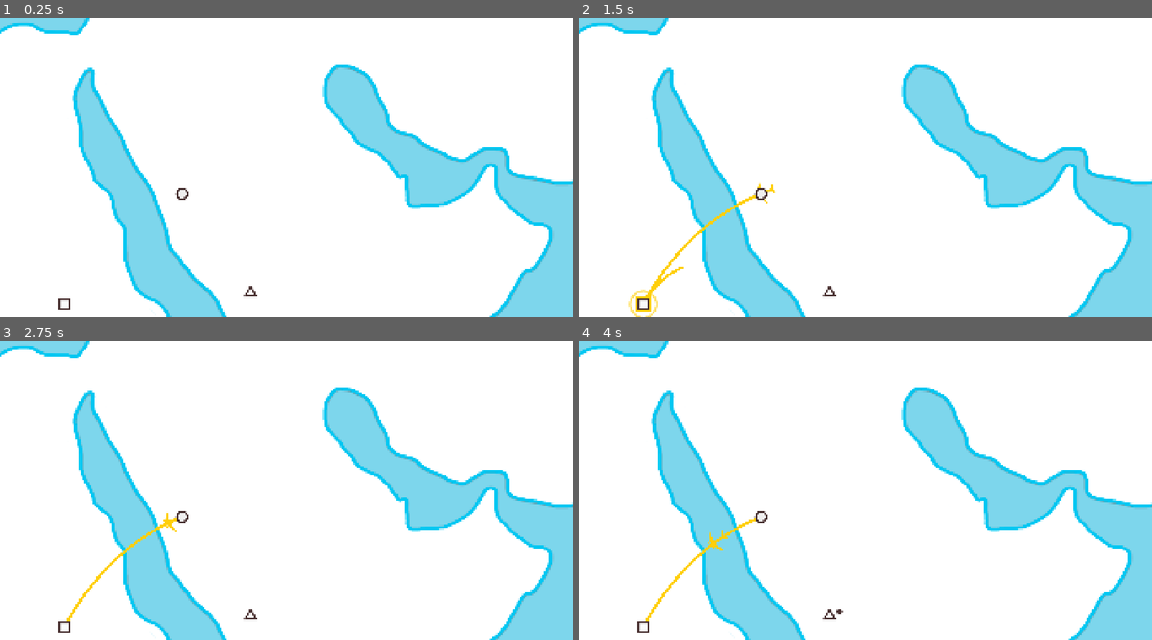
Above: before the commit, frames 1-4 (two rows, left to right).
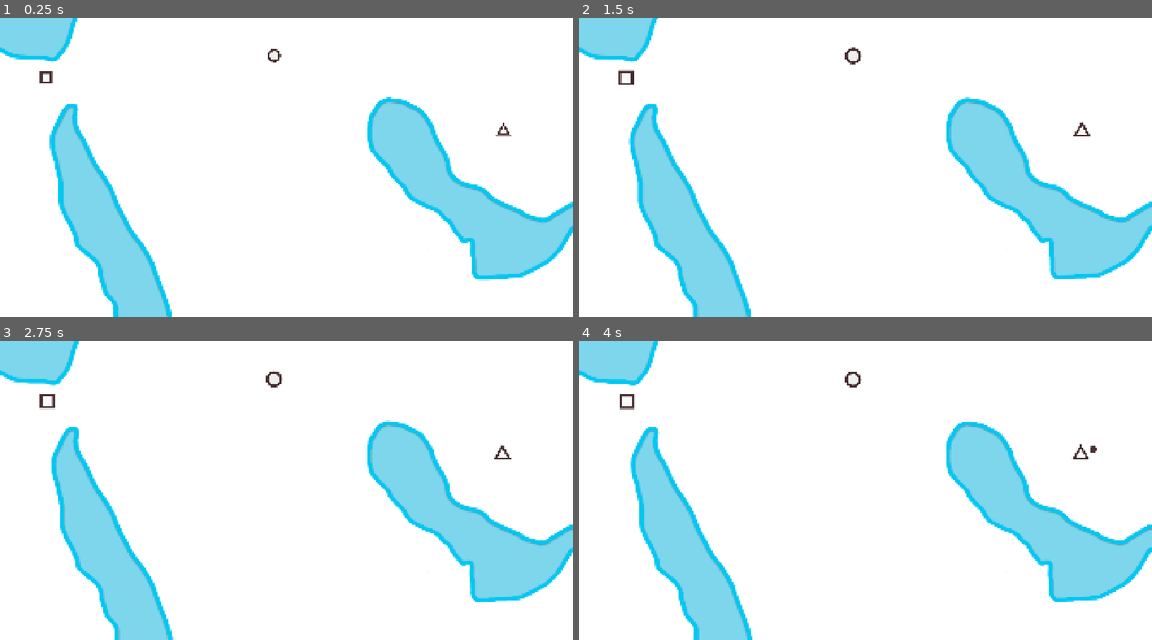
Above: after the commit, the same moments.

Repository: top-it-090304/Holding-Pattern
Game: Godot game, scene res://scene/Main.tscn
The game is run twice, just before and just after one commit, with the same random seed, the same clock (stepped at 60 frames per second) and the same inputs.
Inputs (mouse positions are in pixels of both pictures, inside the frame that each line leads up to):
- Up to frame 1 (0.25 s): no input
- Up to frame 2 (1.5 s): drag from (762, 194) to (642, 305) at 0.52 s; drag from (642, 305) to (762, 194) at 1.27 s
- Up to frame 3 (2.75 s): move the mouse to (252, 616) at 2.02 s; click (252, 616) at 2.17 s
- Up to frame 4 (4 s): drag from (836, 550) to (693, 445) at 2.77 s; move the mouse to (1037, 535) at 3.52 s; click (1037, 535) at 3.67 s

The runs differ from the first frame. In frame 1, 24% of the frame differs, in the area x 0-100%, y 0-100%; in frame 2, 25%; in frame 3, 24%; in frame 4, 24%.

Commit message:
feat: animation passegerns

Diff:
--- a/scene/Main.tscn
+++ b/scene/Main.tscn
@@ -26,20 +26,21 @@
 script = ExtResource("1_nbc6x")
 
 [node name="Map" type="Sprite2D" parent="." unique_id=1367451836]
-position = Vector2(1358, 283)
+position = Vector2(1418, 391)
 scale = Vector2(1.09375, 1)
 texture = ExtResource("2_pnqar")
 
 [node name="Timer" type="Timer" parent="." unique_id=1871435388]
-wait_time = 25.0
+wait_time = 5.0
 autostart = true
 
 [node name="YellowButton" type="Button" parent="." unique_id=1877033529]
 modulate = Color(1, 1, 0, 1)
-offset_left = 883.99994
-offset_top = 900.99994
-offset_right = 1092.0
-offset_bottom = 1109.0
+texture_filter = 6
+offset_left = 1042.0
+offset_top = 702.0
+offset_right = 1241.1267
+offset_bottom = 901.1268
 scale = Vector2(0.36157924, 0.36157924)
 toggle_mode = true
 button_pressed = true
@@ -47,49 +48,54 @@
 button_group = SubResource("ButtonGroup_hr7lf")
 icon = ExtResource("3_mnmej")
 flat = true
+expand_icon = true
 
 [node name="BlueButton" type="Button" parent="." unique_id=1888030756]
 modulate = Color(0, 0, 1, 1)
-offset_left = 965.0
-offset_top = 900.0
-offset_right = 1173.0
-offset_bottom = 1108.0
+texture_filter = 6
+offset_left = 1125.0
+offset_top = 702.0
+offset_right = 1312.4795
+offset_bottom = 889.4795
 scale = Vector2(0.38400003, 0.38400003)
 toggle_mode = true
 action_mode = 0
 button_group = SubResource("ButtonGroup_yiwpq")
 icon = ExtResource("4_o6q0f")
 flat = true
+expand_icon = true
 
 [node name="RedButton" type="Button" parent="." unique_id=1218500919]
 modulate = Color(1, 0, 0, 1)
-offset_left = 1055.0
-offset_top = 892.0
-offset_right = 1263.0
-offset_bottom = 1100.0
+texture_filter = 6
+offset_left = 1201.0
+offset_top = 704.0
+offset_right = 1391.2109
+offset_bottom = 886.49976
 scale = Vector2(0.4, 0.4)
 toggle_mode = true
 action_mode = 0
 button_group = SubResource("ButtonGroup_mnmej")
 icon = ExtResource("5_s5yxy")
 flat = true
+expand_icon = true
 
 [node name="CountFly" type="TextureRect" parent="." unique_id=1910985803]
 texture_filter = 6
-offset_left = 793.0
-offset_top = 905.0
-offset_right = 864.0
-offset_bottom = 976.0
+offset_left = 956.0
+offset_top = 701.0
+offset_right = 1027.0
+offset_bottom = 772.0
 mouse_filter = 0
 texture = ExtResource("6_eik88")
 expand_mode = 1
 script = ExtResource("7_s5yxy")
 
 [node name="TexturePlaneGhost" type="TextureRect" parent="." unique_id=1382701883]
-offset_left = -82.0
-offset_top = 4.0
-offset_right = -8.0
-offset_bottom = 64.0
+offset_left = 2850.0
+offset_top = -416.0
+offset_right = 2924.0
+offset_bottom = -356.0
 texture = ExtResource("8_eik88")
 
 [node name="CountPlaneZero" type="TextureRect" parent="." unique_id=28308419]
@@ -106,113 +112,26 @@
 
 [node name="AirportSpawn" type="Node2D" parent="." unique_id=2036406742]
 
-[node name="Zone0" type="Node2D" parent="AirportSpawn" unique_id=167890371]
-position = Vector2(1455, 528)
+[node name="Zone0" type="Node2D" parent="AirportSpawn" unique_id=662884658]
 
-[node name="Marker2D" type="Marker2D" parent="AirportSpawn/Zone0" unique_id=548443647]
-position = Vector2(506, 84)
+[node name="Marker2D" type="Marker2D" parent="AirportSpawn/Zone0" unique_id=1729326666]
+position = Vector2(1920, 282)
 
-[node name="Marker2D2" type="Marker2D" parent="AirportSpawn/Zone0" unique_id=538987423]
-position = Vector2(426, -330)
+[node name="Marker2D2" type="Marker2D" parent="AirportSpawn/Zone0" unique_id=1626474285]
+position = Vector2(1113, 189)
 
-[node name="Marker2D3" type="Marker2D" parent="AirportSpawn/Zone0" unique_id=805597465]
-position = Vector2(146, -231)
+[node name="Marker2D3" type="Marker2D" parent="AirportSpawn/Zone0" unique_id=1040067608]
+position = Vector2(1350, 474)
 
-[node name="Marker2D4" type="Marker2D" parent="AirportSpawn/Zone0" unique_id=13442028]
-position = Vector2(-414, 124)
+[node name="Marker2D4" type="Marker2D" parent="AirportSpawn/Zone0" unique_id=1809968008]
+position = Vector2(1812, 566)
 
-[node name="Marker2D5" type="Marker2D" parent="AirportSpawn/Zone0" unique_id=453237341]
-position = Vector2(324, 5)
-
-[node name="Marker2D7" type="Marker2D" parent="AirportSpawn/Zone0" unique_id=1084981608]
-position = Vector2(2, 97)
-
-[node name="Marker2D8" type="Marker2D" parent="AirportSpawn/Zone0" unique_id=1411013136]
-position = Vector2(-151, -122)
-
-[node name="Marker2D6" type="Marker2D" parent="AirportSpawn/Zone0" unique_id=109438830]
-position = Vector2(84, -129)
-
-[node name="Zone2" type="Node2D" parent="AirportSpawn" unique_id=1711069226]
-
-[node name="Marker2D" type="Marker2D" parent="AirportSpawn/Zone2" unique_id=1839943611]
-position = Vector2(999, 281)
-
-[node name="Marker2D2" type="Marker2D" parent="AirportSpawn/Zone2" unique_id=1177709909]
-position = Vector2(2053, 134)
-
-[node name="Marker2D4" type="Marker2D" parent="AirportSpawn/Zone2" unique_id=1903104097]
-position = Vector2(1121, 472)
-
-[node name="Marker2D5" type="Marker2D" parent="AirportSpawn/Zone2" unique_id=830791052]
-position = Vector2(1469, 115)
-
-[node name="Marker2D6" type="Marker2D" parent="AirportSpawn/Zone2" unique_id=1427453407]
-position = Vector2(1217, 251)
-
-[node name="Marker2D7" type="Marker2D" parent="AirportSpawn/Zone2" unique_id=103205082]
-position = Vector2(2063, 316)
-
-[node name="Marker2D3" type="Marker2D" parent="AirportSpawn/Zone2" unique_id=360841067]
-position = Vector2(1266, 108)
-
-[node name="Zone3" type="Node2D" parent="AirportSpawn" unique_id=506701343]
-
-[node name="Marker2D" type="Marker2D" parent="AirportSpawn/Zone3" unique_id=639312757]
-position = Vector2(861, 675)
-
-[node name="Marker2D2" type="Marker2D" parent="AirportSpawn/Zone3" unique_id=587250698]
-position = Vector2(1658, 55)
-
-[node name="Marker2D3" type="Marker2D" parent="AirportSpawn/Zone3" unique_id=505929143]
-position = Vector2(1227, 675)
-
-[node name="Marker2D4" type="Marker2D" parent="AirportSpawn/Zone3" unique_id=894749754]
-position = Vector2(2187, 180)
-
-[node name="Marker2D5" type="Marker2D" parent="AirportSpawn/Zone3" unique_id=1002621309]
-position = Vector2(1981, -12)
-
-[node name="Marker2D6" type="Marker2D" parent="AirportSpawn/Zone3" unique_id=1249500075]
-position = Vector2(969, 75)
-
-[node name="Marker2D8" type="Marker2D" parent="AirportSpawn/Zone3" unique_id=1701560975]
-position = Vector2(1569, 696)
-
-[node name="Marker2D9" type="Marker2D" parent="AirportSpawn/Zone3" unique_id=230645061]
-position = Vector2(1731, 711)
-
-[node name="Marker2D10" type="Marker2D" parent="AirportSpawn/Zone3" unique_id=255424992]
-position = Vector2(1143, 0)
-
-[node name="Marker2D11" type="Marker2D" parent="AirportSpawn/Zone3" unique_id=1871426313]
-position = Vector2(828, 204)
-
-[node name="Zone4" type="Node2D" parent="AirportSpawn" unique_id=872759307]
-
-[node name="Marker2D" type="Marker2D" parent="AirportSpawn/Zone4" unique_id=1731487741]
-position = Vector2(747, 405)
-
-[node name="Marker2D2" type="Marker2D" parent="AirportSpawn/Zone4" unique_id=420458638]
-position = Vector2(2301, 354)
-
-[node name="Zone5" type="Node2D" parent="AirportSpawn" unique_id=2013985566]
-
-[node name="Marker2D" type="Marker2D" parent="AirportSpawn/Zone5" unique_id=432137460]
-position = Vector2(690, 750)
-
-[node name="Marker2D2" type="Marker2D" parent="AirportSpawn/Zone5" unique_id=1154203795]
-position = Vector2(627, 51)
-
-[node name="Marker2D3" type="Marker2D" parent="AirportSpawn/Zone5" unique_id=1847202294]
-position = Vector2(1431, -117)
-
-[node name="Marker2D4" type="Marker2D" parent="AirportSpawn/Zone5" unique_id=838535521]
-position = Vector2(2430, 114)
+[node name="Marker2D5" type="Marker2D" parent="AirportSpawn/Zone0" unique_id=1353930322]
+position = Vector2(1515, 150)
 
 [node name="Camera2D" type="Camera2D" parent="." unique_id=273851256]
 position = Vector2(1537, 347)
-zoom = Vector2(1.5, 1.5)
+zoom = Vector2(1.9, 1.9)
 
 [connection signal="timeout" from="Timer" to="." method="_on_spawn_timer_timeout"]
 [connection signal="toggled" from="YellowButton" to="." method="_on_yb_toggled"]
--- a/scripts/Airport.gd
+++ b/scripts/Airport.gd
@@ -10,10 +10,12 @@
 var my_shape: GameData.ShapeType
 var forced_shape = null
 var passengers: Array = []
+var new_passenger_scale: float = 1.0
 
 var pulse_radius = 0.0
 var pulse_alpha = 1.0
 var pulse_color = Color.WHITE
+
 
 var stroke = false
 var stroke_radius = 0.0
@@ -37,17 +39,41 @@
 		GameData.ShapeType.TRIANGLE:
 			sprite.texture = Triangle
 
+	spawn_animation()
+
 func _draw():
 	if stroke_radius > 3:
 		_draw_stroke(stroke_radius, stroke_color, 15.0)
 
-	if pulse_radius > 0:
-		var p_color = pulse_color
-		p_color.a = pulse_alpha
-		draw_arc(Vector2.ZERO, pulse_radius, 0, PI*2, 64, p_color, 3.0, true)
+	if pulse_radius and pulse_alpha > 0:
+		var color_with_alpha = pulse_color
+		color_with_alpha.a = pulse_alpha * 0.5
+
+		draw_circle(Vector2.ZERO, pulse_radius, color_with_alpha, true, 64, true)
 
 	_draw_passengers()
 
+func spawn_animation():
+	sprite.scale = Vector2.ZERO
+	var tween_pop = create_tween().set_trans(Tween.TRANS_BACK).set_ease(Tween.EASE_OUT)
+	tween_pop.tween_property(sprite, "scale", Vector2(0.46, 0.46), 1.0)
+
+	pulse_color = Color(0.502, 0.502, 0.502, 0.522)
+	pulse_alpha = 1.0
+	pulse_radius = 0.0
+
+	var tween = create_tween().set_parallel(true)
+
+	tween.tween_method(_animation_spawn_, 0.0, 45.0, 1.0).set_trans(Tween.TRANS_SINE)
+	tween.tween_property(self, "pulse_alpha", 0.0, 0.8)
+
+func _animation_spawn_(value: float):
+	pulse_radius = value
+	queue_redraw()
+
+func animation_pulse(new_radius: float):
+	pulse_radius = new_radius
+	queue_redraw()
 
 ## контур обводка
 func _draw_stroke(radius: float, color: Color, line_width: float):
@@ -119,8 +145,17 @@
 
 	var passenger_shape = current_shapes.pick_random()
 	passengers.append(passenger_shape)
-	queue_redraw()
-
+
+	new_passenger_scale = 0.0
+
+	var tween = create_tween().set_trans(Tween.TRANS_BACK).set_ease(Tween.EASE_OUT)
+
+	tween.tween_method(_animation_spawn_pass_, 0.0, 1.0, 0.3).set_trans(Tween.TRANS_BACK).set_ease(Tween.EASE_OUT)
+	queue_redraw()
+
+func _animation_spawn_pass_(value: float):
+	new_passenger_scale = value
+	queue_redraw()
 
 
 
@@ -139,6 +174,11 @@
 		var pos
 		var revers_col
 
+		var current_scale = 1.0
+		if i == passengers.size() - 1:
+			current_scale = new_passenger_scale
+
+
 		if i == 6:
 			start_pos = Vector2(23, -4)
 			pos = start_pos + Vector2(col * spacing, row * spacing)
@@ -160,20 +200,22 @@
 
 		match shape:
 			GameData.ShapeType.CIRCLE:
-				draw_circle(pos, p_size, passenger_color, true, 16.0, true)
+				var radius = (p_size) * current_scale
+				draw_circle(pos, radius, passenger_color, true, 16.0, true)
 
 			GameData.ShapeType.SQUARE:
-				var rect = Rect2(pos - Vector2(p_size, p_size), Vector2(p_size * 2, p_size * 2))
+				var current_size = p_size * current_scale
+				var rect = Rect2(pos - Vector2(current_size, current_size), Vector2(current_size * 2, current_size * 2))
 				draw_rect(rect, passenger_color, true)
 
 			GameData.ShapeType.TRIANGLE:
-				var side = p_size * 2.2
-				var h = side * sqrt(3) / 2
+				var current_size = p_size * current_scale * 2
+				var h = current_size * sqrt(3) / 2
 
 				var points = PackedVector2Array([
 					pos + Vector2(0, -h/2),
-					pos + Vector2(side/2, h/2),
-					pos + Vector2(-side/2, h/2)
+					pos + Vector2(current_size/2, h/2),
+					pos + Vector2(-current_size/2, h/2)
 				])
 				draw_colored_polygon(points, passenger_color, PackedVector2Array(), null)
 
Binary file changed: objects/Button_blue.png
Binary file changed: objects/Button_red.png
Binary file changed: objects/Button_yellow.png
